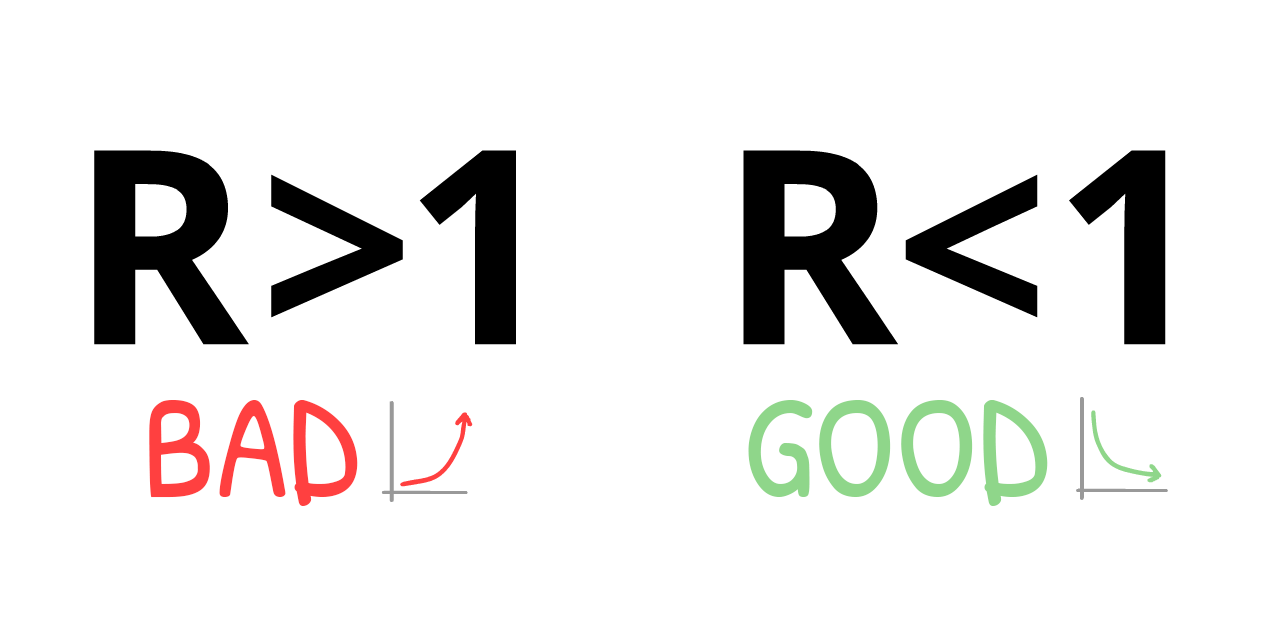
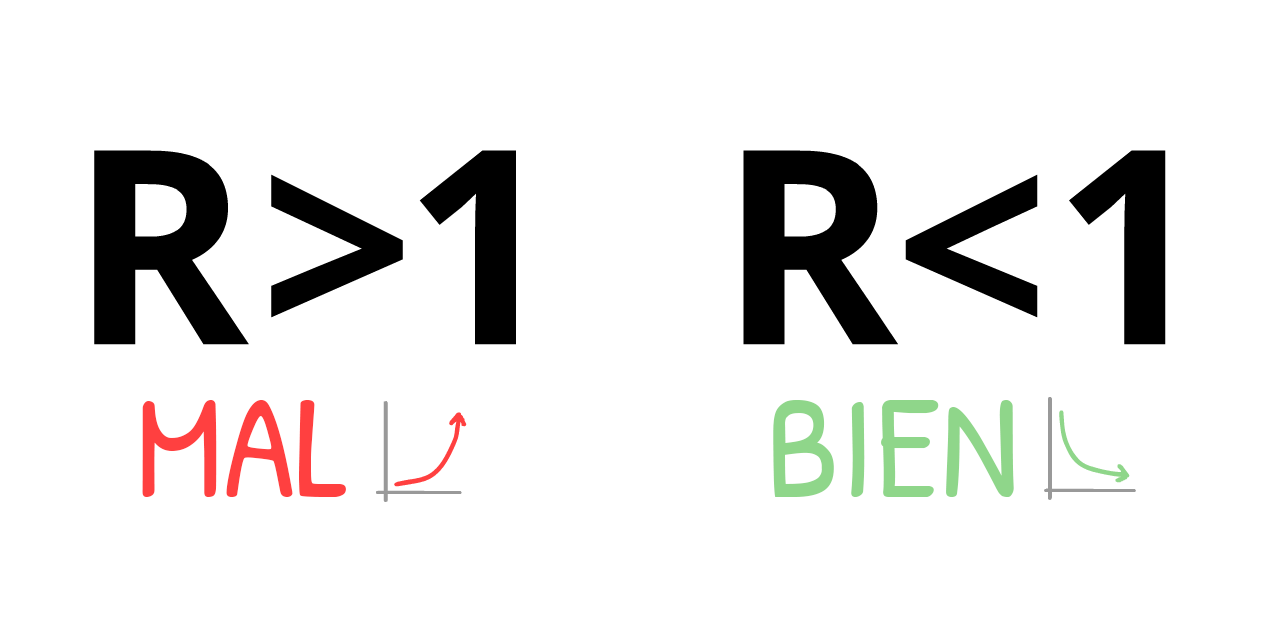
Layers edited between the first and the second (1280, 640) image:
added group "MAL" (1st of 2) with 2 layers above "BIEN" over [142, 400, 467, 502]
renamed "BAD" to "MAL", moved it into group "MAL", painted on it over [142, 400, 358, 506]
added layer "MAUVAIS Graphique" in group "MAL" over [376, 401, 467, 502]
added group "BIEN" with 2 layers above "R<1" over [773, 397, 1136, 500]
moved "GOOD" into group "BIEN", painted on it over [748, 400, 1048, 506]
added layer "BON Graphique" in group "BIEN" over [1044, 397, 1136, 500]
painted on "Calque" over [382, 397, 1168, 502]
